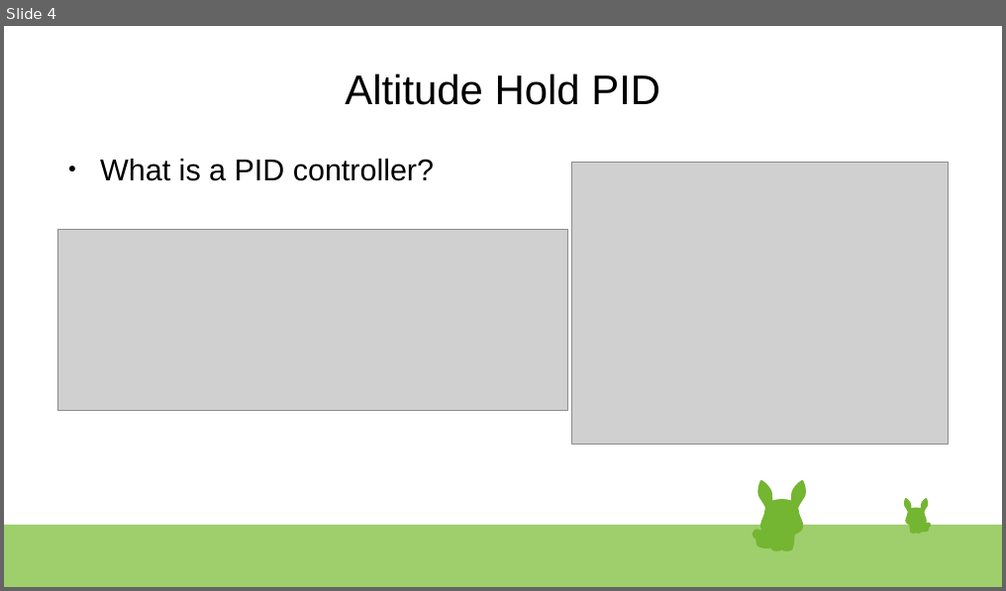
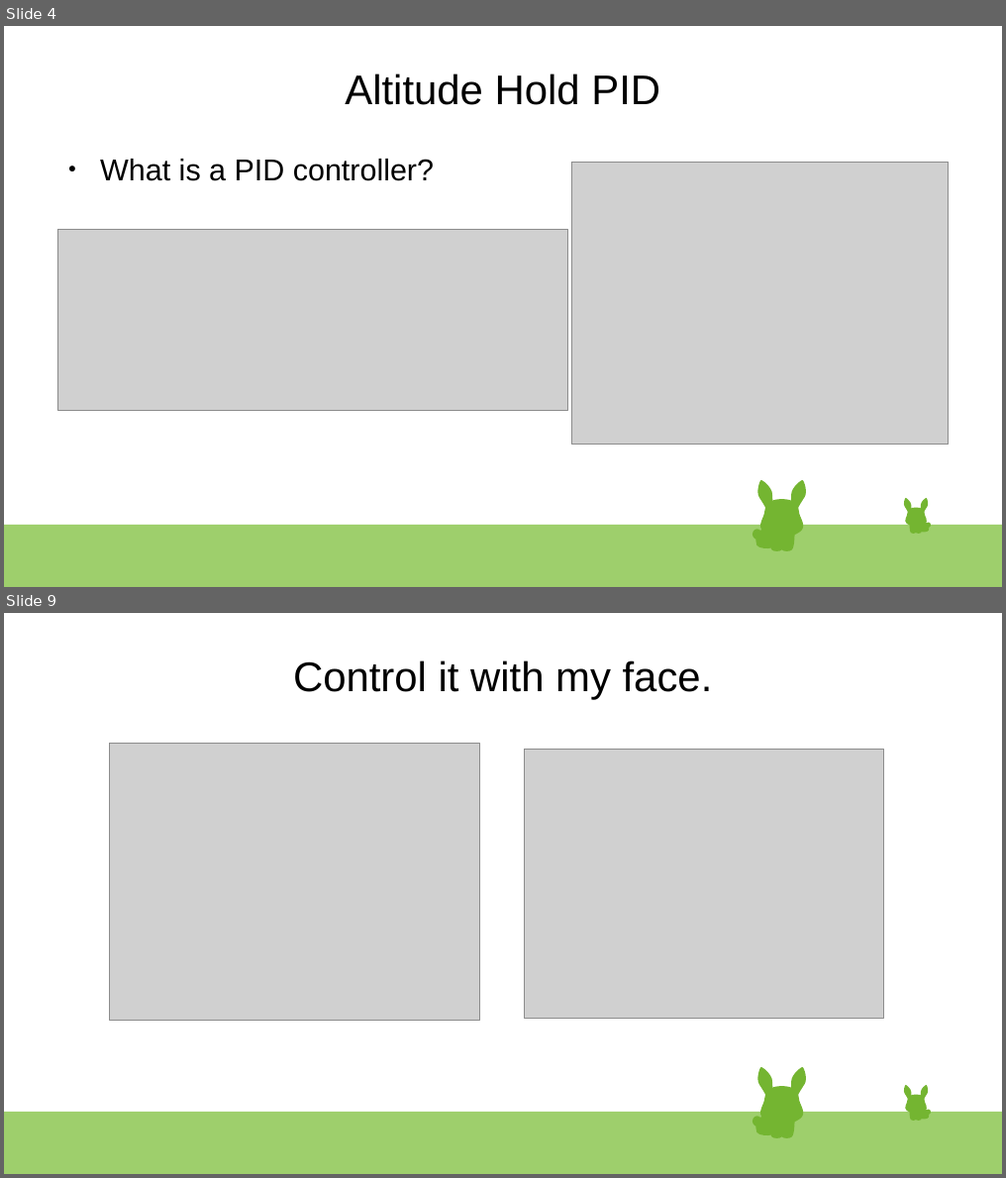
Before and after one commit to Trenton-Ruf/Intelligent_Robotics, a slide deck: reports/Fall/presentation/presentation.odp. Shown one above the other, each under a label of ours: slide 4 before the commit, slides 4 and 9 after it; the slides between them are not shown. The pictures are 1006x591 and 1006x1178 pixels, drawn with LibreOffice and Linux fonts; fonts in the diff are those of the drawing; grey boxes stand for pictures. Boxes give left, top, right and bottom in pixels: in the first picture for what was removed or moved away, otherwise in the second. Text is boxed around its words. In the diff, an @@ line names an element or a change of style, - is before the commit and + after.

Commit message:
Updated presentation with couple more images

```diff
--- a/reports/Fall/presentation/presentation.odp
+++ b/reports/Fall/presentation/presentation.odp
@@ slide 9 added at (4,613,1002,1174), background #FFFFFF; not listed: 47 template elements that a slide beside it also shows @@
@@ title added at (293,661,713,700), 33 pt, text #000000 @@
+Control it with my face.
@@ picture added at (110,744,479,1021) @@
@@ picture added at (525,749,884,1019) @@
```
Also in this commit, not shown: 1 slide changed, 5 other slides added, 1 slide removed, 1 other file.
